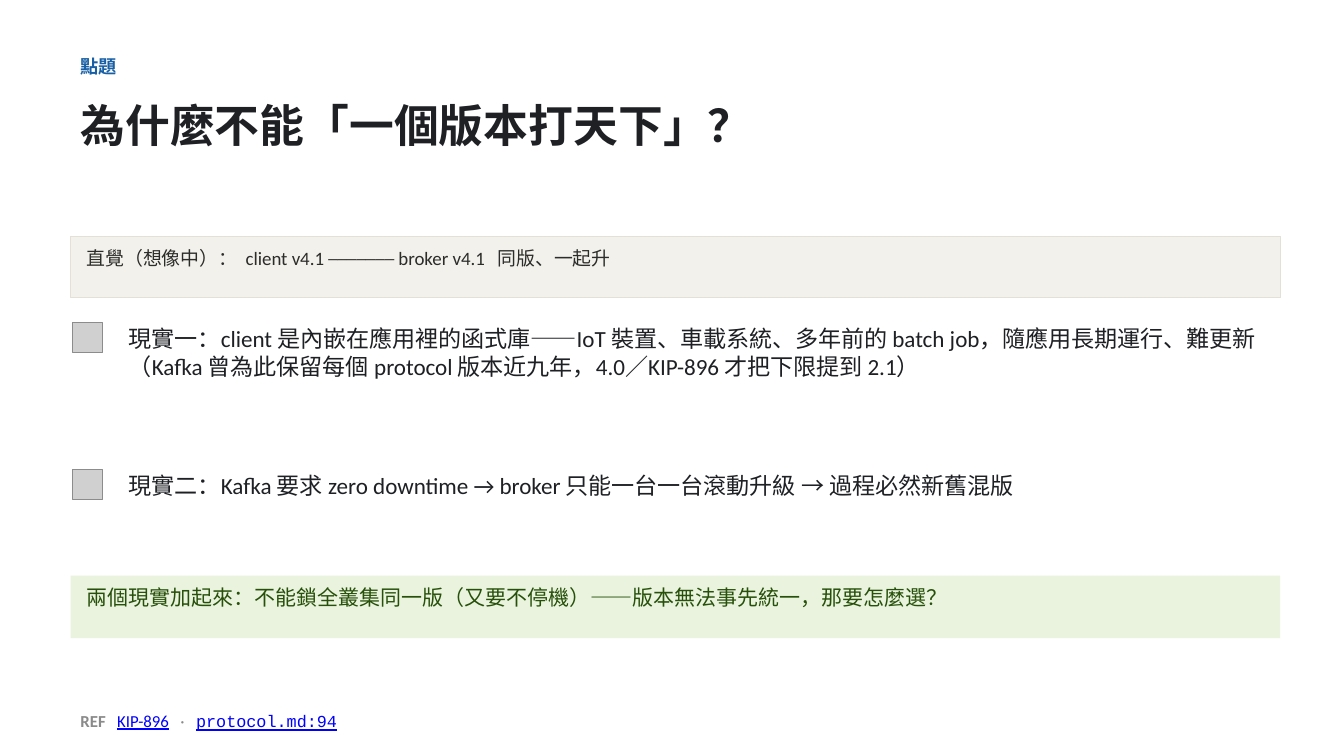
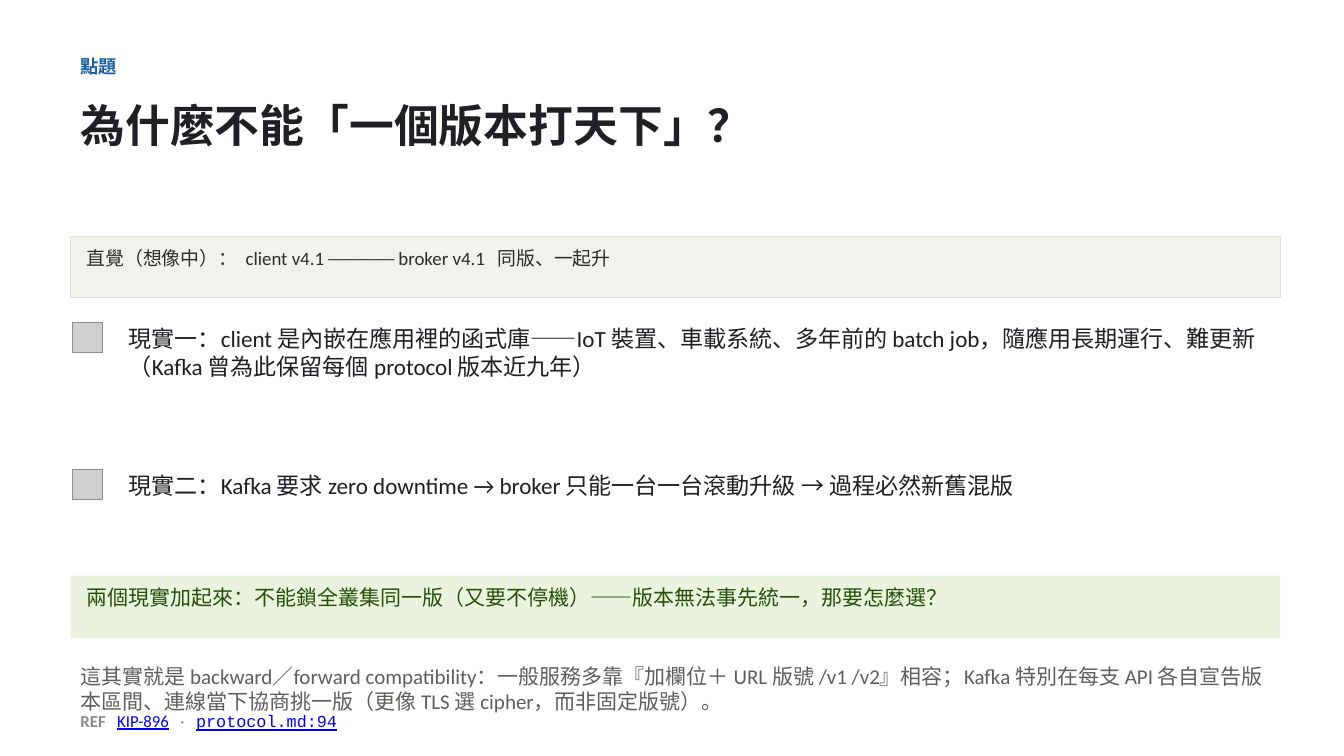
Before and after one commit to unknowntpo/kafka, a slide deck: slide 3 of study/version-control/kafka-version-negotiation.pptx. Drawn at 1344x756 pixels with LibreOffice and Linux fonts; fonts in the diff are those of the drawing; grey boxes stand for pictures. Boxes give left, top, right and bottom in pixels: in the first picture for what was removed or moved away, otherwise in the second. Text is boxed around its words. In the diff, an @@ line names an element or a change of style, - is before the commit and + after.

Commit message:
study(version-control): 套用 Eric review（點題補 compat 對照、代價頁補測試矩陣/handler、架構(a) MV ref、舉例 SVG 修版、失敗訊息澄清 client 側）

```diff
--- a/study/version-control/kafka-version-negotiation.pptx
+++ b/study/version-control/kafka-version-negotiation.pptx
@@ text at [129, 327, 1256, 379]: text changed @@
-現實一：client 是內嵌在應用裡的函式庫——IoT 裝置、車載系統、多年前的 batch job，隨應用長期運行、難更新（Kafka 曾為此保留每個 protocol 版本近九年，4.0／KIP-896 才把下限提到 2.1）
+現實一：client 是內嵌在應用裡的函式庫——IoT 裝置、車載系統、多年前的 batch job，隨應用長期運行、難更新（Kafka 曾為此保留每個 protocol 版本近九年）
@@ text added at [80, 666, 1263, 713], 15 pt, text #5F5E5A @@
+這其實就是 backward／forward compatibility：一般服務多靠『加欄位＋ URL 版號 /v1 /v2』相容；Kafka 特別在每支 API 各自宣告版本區間、連線當下協商挑一版（更像 TLS 選 cipher，而非固定版號）。
```
Also in this commit, not shown: 4 other slides changed, 3 other files.
